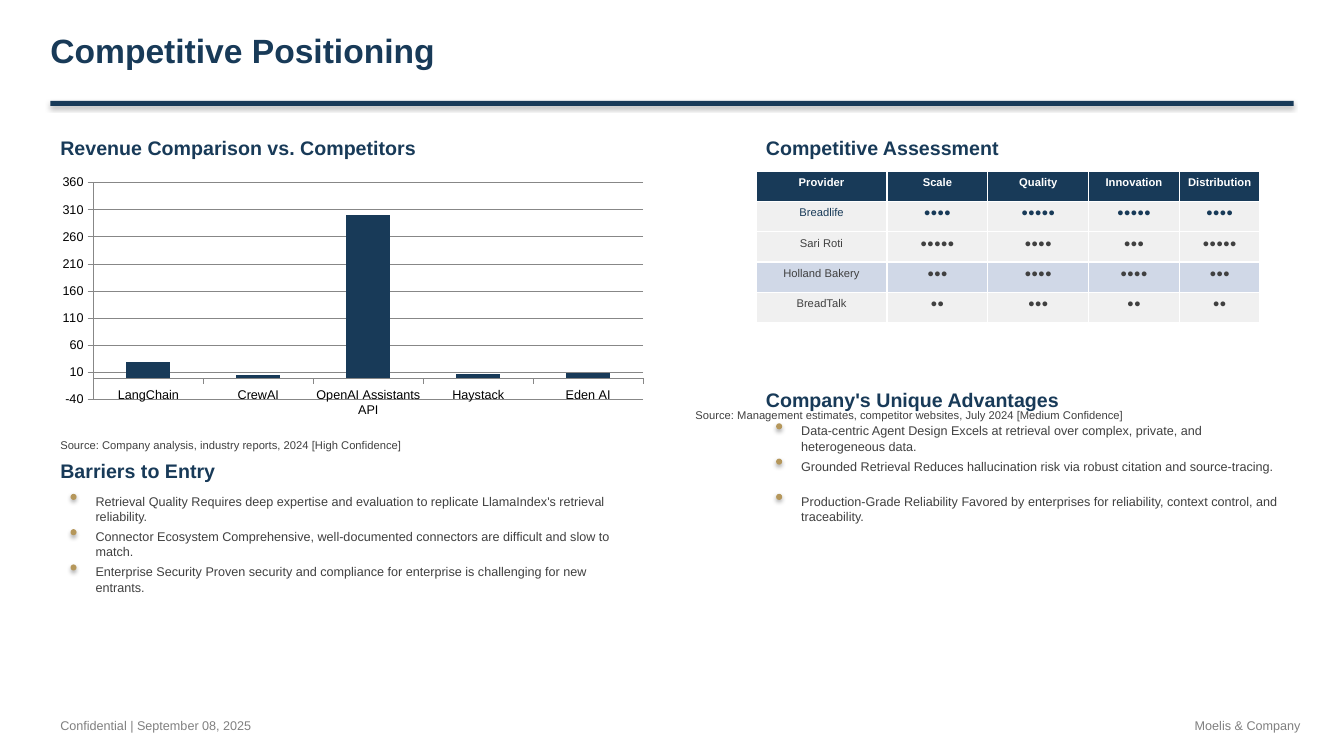
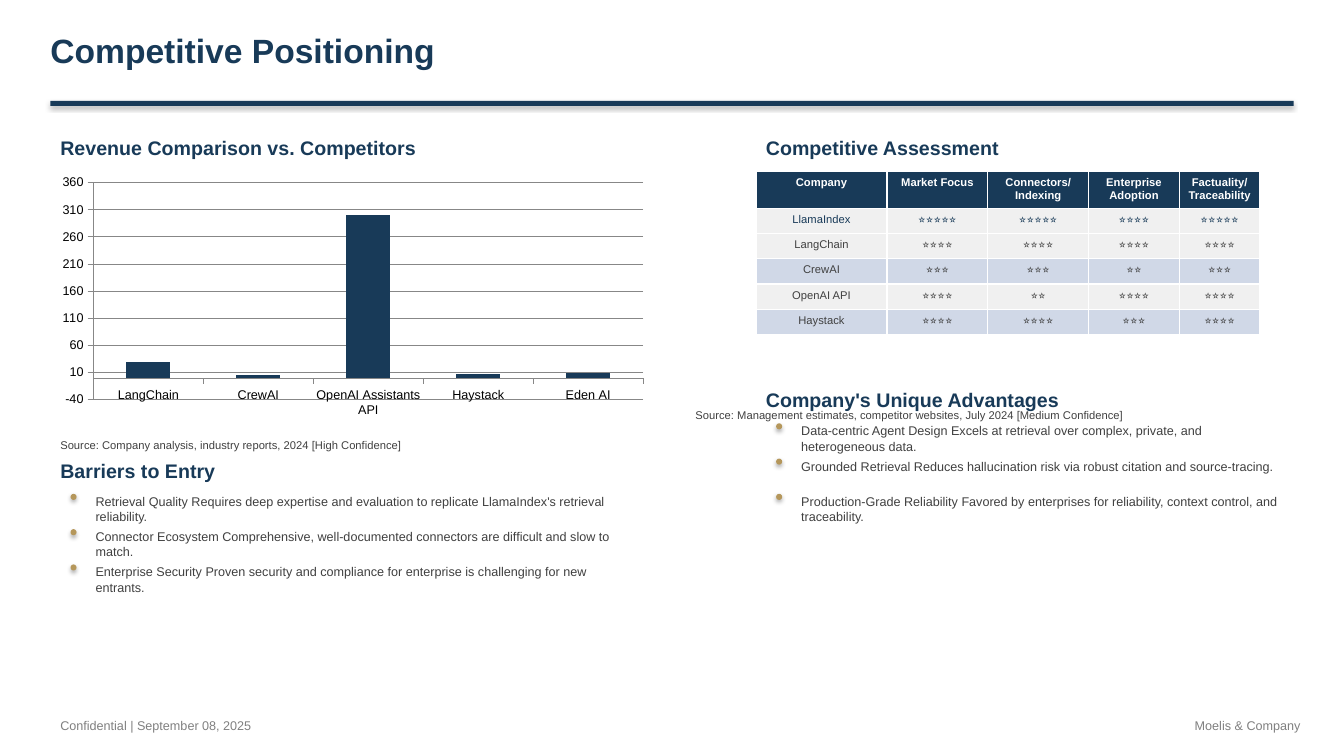
Before and after one commit to alinvb/slide_generator, a slide deck: slide 7 of ai_generated_deck.pptx. Drawn at 1344x756 pixels with LibreOffice and Linux fonts; fonts in the diff are those of the drawing. Boxes give left, top, right and bottom in pixels: in the first picture for what was removed or moved away, otherwise in the second. Text is boxed around its words. In the diff, an @@ line names an element or a change of style, - is before the commit and + after.

```diff
--- a/ai_generated_deck.pptx
+++ b/ai_generated_deck.pptx
@@ table at (756,171,1260,330) @@
-row 1: Provider | Scale | Quality | Innovation | Distribution
-row 2: Breadlife | ●●●● | ●●●●● | ●●●●● | ●●●●
-row 3: Sari Roti | ●●●●● | ●●●● | ●●● | ●●●●●
-row 4: Holland Bakery | ●●● | ●●●● | ●●●● | ●●●
-row 5: BreadTalk | ●● | ●●● | ●● | ●●
+row 1: Company | Market Focus | Connectors/Indexing | Enterprise Adoption | Factuality/Traceability
+row 2: LlamaIndex | ⭐⭐⭐⭐⭐ | ⭐⭐⭐⭐⭐ | ⭐⭐⭐⭐ | ⭐⭐⭐⭐⭐
+row 3: LangChain | ⭐⭐⭐⭐ | ⭐⭐⭐⭐ | ⭐⭐⭐⭐ | ⭐⭐⭐⭐
+row 4: CrewAI | ⭐⭐⭐ | ⭐⭐⭐ | ⭐⭐ | ⭐⭐⭐
+row 5: OpenAI API | ⭐⭐⭐⭐ | ⭐⭐ | ⭐⭐⭐⭐ | ⭐⭐⭐⭐
+row 6: Haystack | ⭐⭐⭐⭐ | ⭐⭐⭐⭐ | ⭐⭐⭐ | ⭐⭐⭐⭐
```
Also in this commit, not shown: 6 other slides changed, 3 other files.
